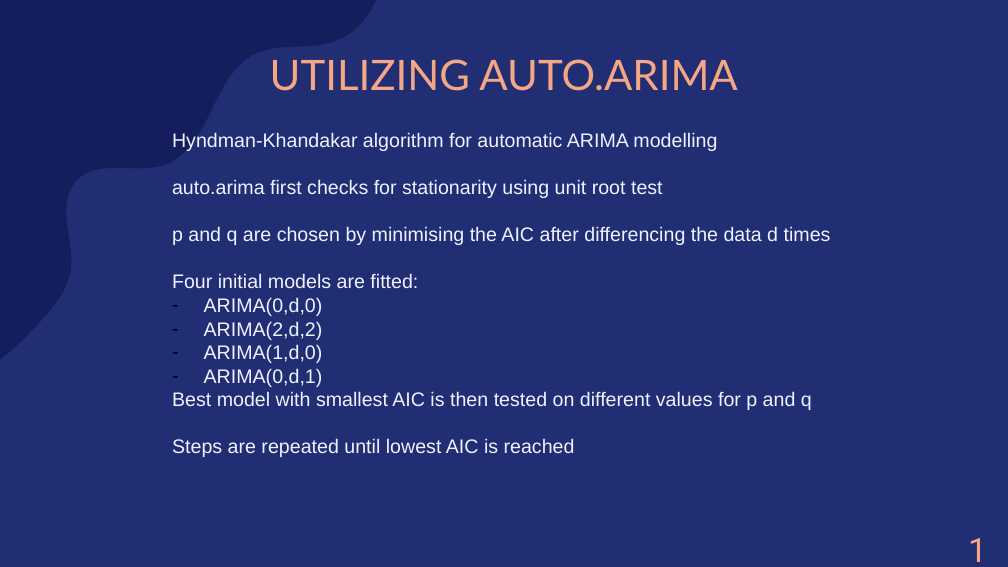
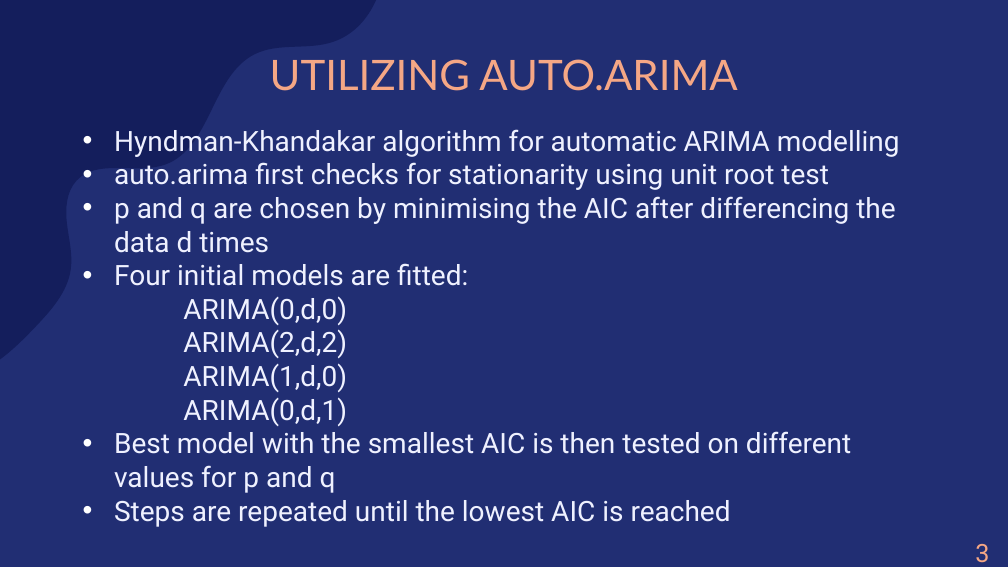
Before and after one commit to amarquard089/Covid19-Hospitalisierungsrate, a slide deck: slide 37 of Praesentation/COVID-19 Hospitalisierungsrate.pptx. Drawn at 1008x567 pixels with LibreOffice and Linux fonts; fonts in the diff are those of the drawing. Boxes give left, top, right and bottom in pixels: in the first picture for what was removed or moved away, otherwise in the second. Text is boxed around its words. In the diff, an @@ line names an element or a change of style, - is before the commit and + after.

```diff
--- a/Praesentation/COVID-19 Hospitalisierungsrate.pptx
+++ b/Praesentation/COVID-19 Hospitalisierungsrate.pptx
@@ text "Hyndman-Khandakar algorithm for automatic ARIMA ...": place and size @@
-text "Hyndman-Khandakar algorithm for automatic ARIMA ..." at <box>172,132,831,457</box>
+text "Hyndman-Khandakar algorithm for automatic ARIMA ..." at <box>114,129,900,527</box>
@@ text at <box>114,129,900,426</box>: size 14 to 20 pt, font Arial to Roboto in "Hyndman-Khandakar algorithm for automatic ARIMA modelling", "auto.arima first checks for stationarity using unit ...", "p and q are chosen by minimising ...", "Four initial models are fitted:" and 4 more places; bullet none to •; bullet - to none; list level 1 to 7 in "ARIMA(0,d,0)"; list level 1 to 5 in "ARIMA(2,d,2)"; list level 1 to 5 in "ARIMA(1,d,0)"; list level 1 to 5 in "ARIMA(0,d,1)" @@
@@ text at <box>114,431,851,527</box>: text changed; size 14 to 20 pt; font Arial to Roboto @@
-Best model with smallest AIC is then tested on different values for p and q
-Steps are repeated until lowest AIC is reached
+• Best model with the smallest AIC is then tested on different values for p and q
+• Steps are repeated until the lowest AIC is reached
@@ text removed at <box>959,524,1008,567</box> @@
-15
@@ text added at <box>966,532,1008,567</box>, 18 pt, text #F5A785 @@
+37
```
Also in this commit, not shown: 44 other slides changed, 3 slides added, 4 slides removed, 1 other file.
